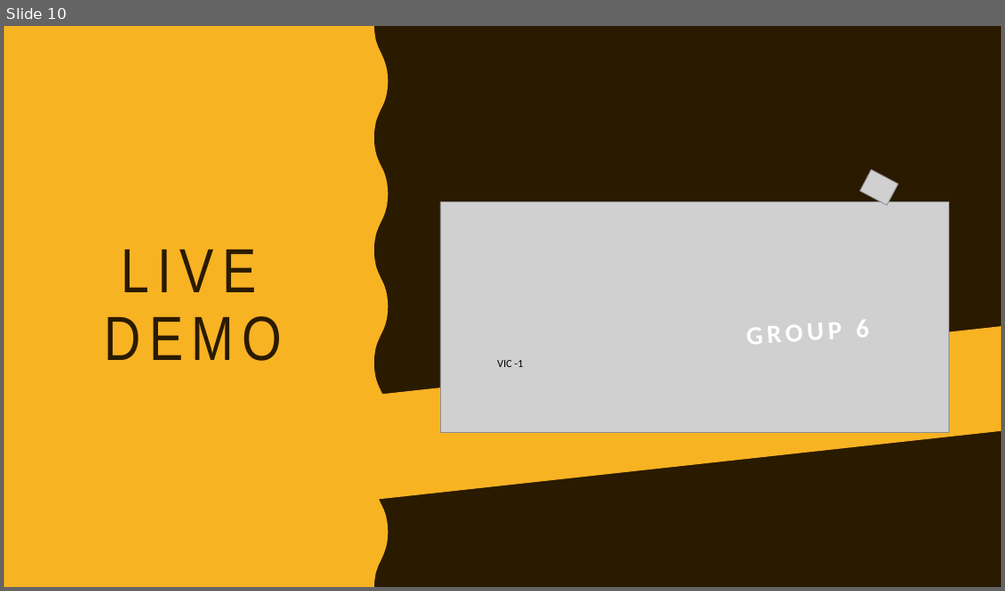
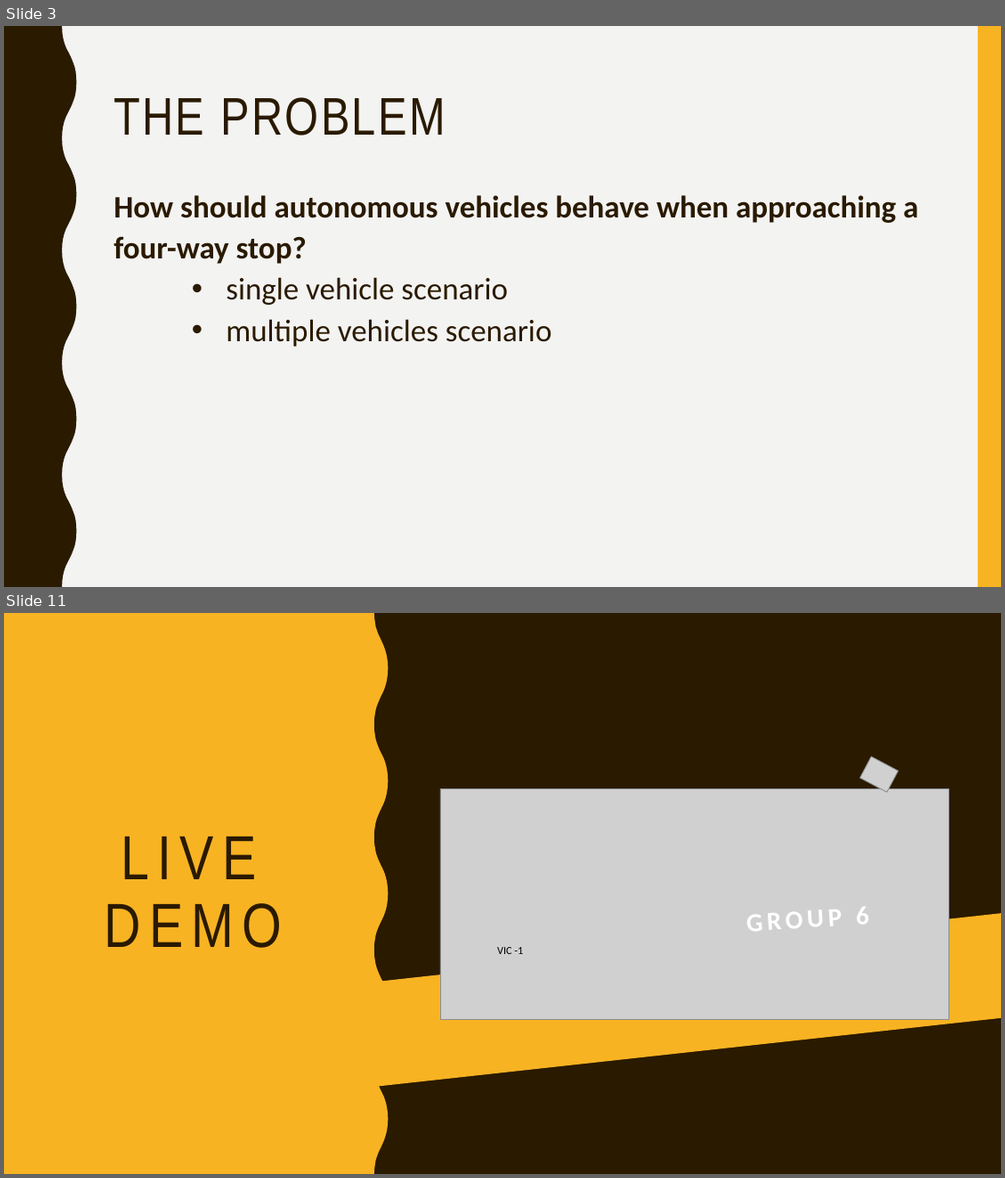
Before and after one commit to jean-lucas/vic, a slide deck: Presentation/Vehicle Intersection Control Presentation.pptx. Shown one above the other, each under a label of ours: slide 10 before the commit, slides 3 and 11 after it; the slides between them are not shown. The pictures are 1005x591 and 1005x1178 pixels, drawn with LibreOffice and Linux fonts; fonts in the diff are those of the drawing; grey boxes stand for pictures. Boxes give left, top, right and bottom in pixels: in the first picture for what was removed or moved away, otherwise in the second. Text is boxed around its words. In the diff, an @@ line names an element or a change of style, - is before the commit and + after.

```diff
--- a/Presentation/Vehicle Intersection Control Presentation.pptx
+++ b/Presentation/Vehicle Intersection Control Presentation.pptx
@@ slide 3 added at <box>4,26,1001,587</box>, background #F3F3F2 @@
@@ freeform shape added at <box>4,26,77,587</box>, fill #2A1A00 @@
@@ rectangle added at <box>978,26,1001,587</box>, fill #F8B323 @@
@@ title added at <box>113,97,445,135</box>, 51 pt, text #2A1A00 @@
+THE PROBLEM
@@ text added at <box>113,195,918,346</box>, 30 pt, text #2A1A00, bold @@
+How should autonomous vehicles behave when approaching a four-way stop?
+    • single vehicle scenario
+    • multiple vehicles scenario
@@ what was slide 10 is now slide 11 @@
```
Also in this commit, not shown: 6 other slides added, 7 slides removed.
